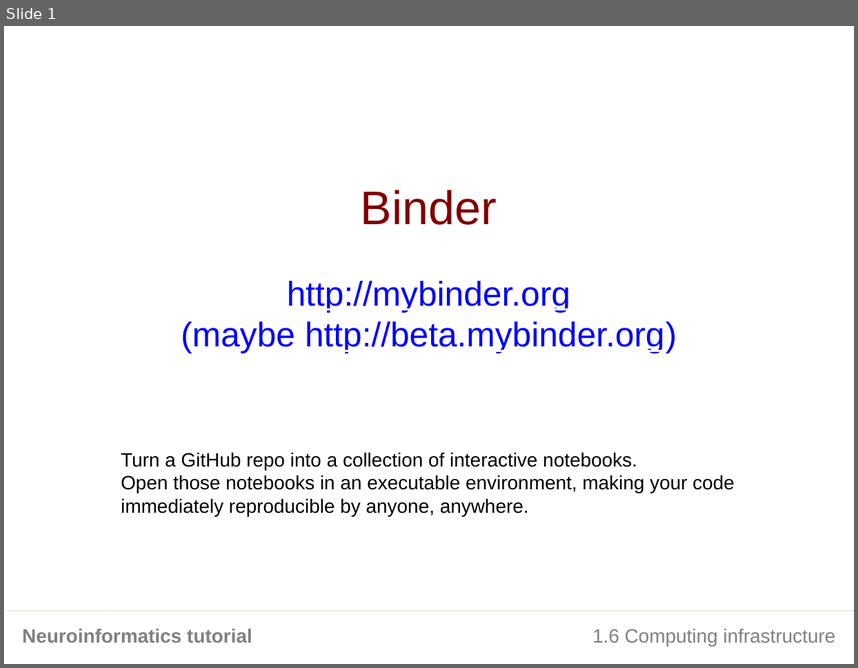
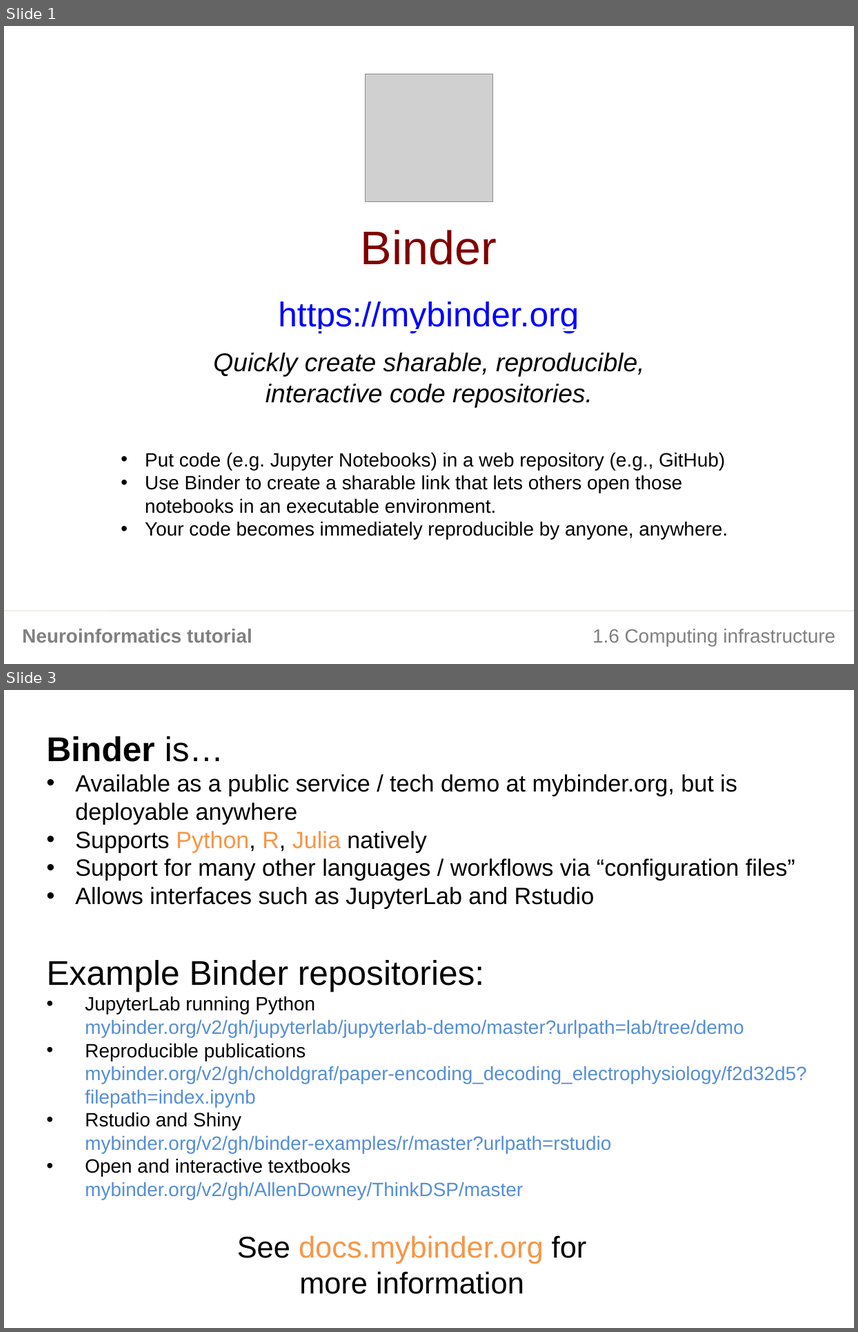
Before and after one commit to NeuralEnsemble/NeuroinformaticsTutorial, a slide deck: Part_1_Resources_for_computational_modellers/6_Computing_infrastructure/4_Binder.pptx. Shown one above the other, each under a label of ours: slide 1 before the commit, slides 1 and 3 after it; the slides between them are not shown. The pictures are 858x668 and 858x1332 pixels, drawn with LibreOffice and Linux fonts; fonts in the diff are those of the drawing; grey boxes stand for pictures. Boxes give left, top, right and bottom in pixels: in the first picture for what was removed or moved away, otherwise in the second. Text is boxed around its words. In the diff, an @@ line names an element or a change of style, - is before the commit and + after.

Commit message:
6-8 updated
Binder addd

```diff
--- a/Part_1_Resources_for_computational_modellers/6_Computing_infrastructure/4_Binder.pptx
+++ b/Part_1_Resources_for_computational_modellers/6_Computing_infrastructure/4_Binder.pptx
@@ slide 3 added at bbox=[4, 690, 854, 1328], background #FFFFFF @@
@@ text added at bbox=[47, 736, 806, 1199], 18 pt, text #000000 @@
+Binder is…
+• Available as a public service / tech demo at mybinder.org, but is deployable anywhere
+• Supports Python, R, Julia natively
+• Support for many other languages / workflows via “configuration files”
+• Allows interfaces such as JupyterLab and Rstudio
+Example Binder repositories:
+• JupyterLab running Python
+  mybinder.org/v2/gh/jupyterlab/jupyterlab-demo/master?urlpath=lab/tree/demo
+• Reproducible publications
+  mybinder.org/v2/gh/choldgraf/paper-encoding_decoding_electrophysiology/f2d32d5?filepath=index.ipynb
+• Rstudio and Shiny
+  mybinder.org/v2/gh/binder-examples/r/master?urlpath=rstudio
+• Open and interactive textbooks
+  mybinder.org/v2/gh/AllenDowney/ThinkDSP/master
@@ text added at bbox=[237, 1235, 587, 1294], 28 pt, text #000000 @@
+  See docs.mybinder.org for more information
@@ slide 1 changed as well @@
@@ picture added at bbox=[365, 74, 493, 202] @@
@@ text "Binder": place and size @@
-text "Binder" at bbox=[361, 190, 497, 225]
+text "Binder" at bbox=[361, 230, 497, 265]
@@ text at bbox=[278, 301, 579, 332]: text changed @@
-http://mybinder.org
-(maybe http://beta.mybinder.org)
+https://mybinder.org
@@ text added at bbox=[213, 352, 644, 407], 24 pt, text #000000, italic @@
+Quickly create sharable, reproducible,
+interactive code repositories.
@@ text at bbox=[145, 452, 728, 539]: text changed @@
-Turn a GitHub repo into a collection of interactive notebooks.
-Open those notebooks in an executable environment, making your code immediately reproducible by anyone, anywhere.
+• Put code (e.g. Jupyter Notebooks) in a web repository (e.g., GitHub)
+• Use Binder to create a sharable link that lets others open those notebooks in an executable environment.
+• Your code becomes immediately reproducible by anyone, anywhere.
```
Also in this commit, not shown: 2 other slides changed, 1 slide removed, 5 other files.
